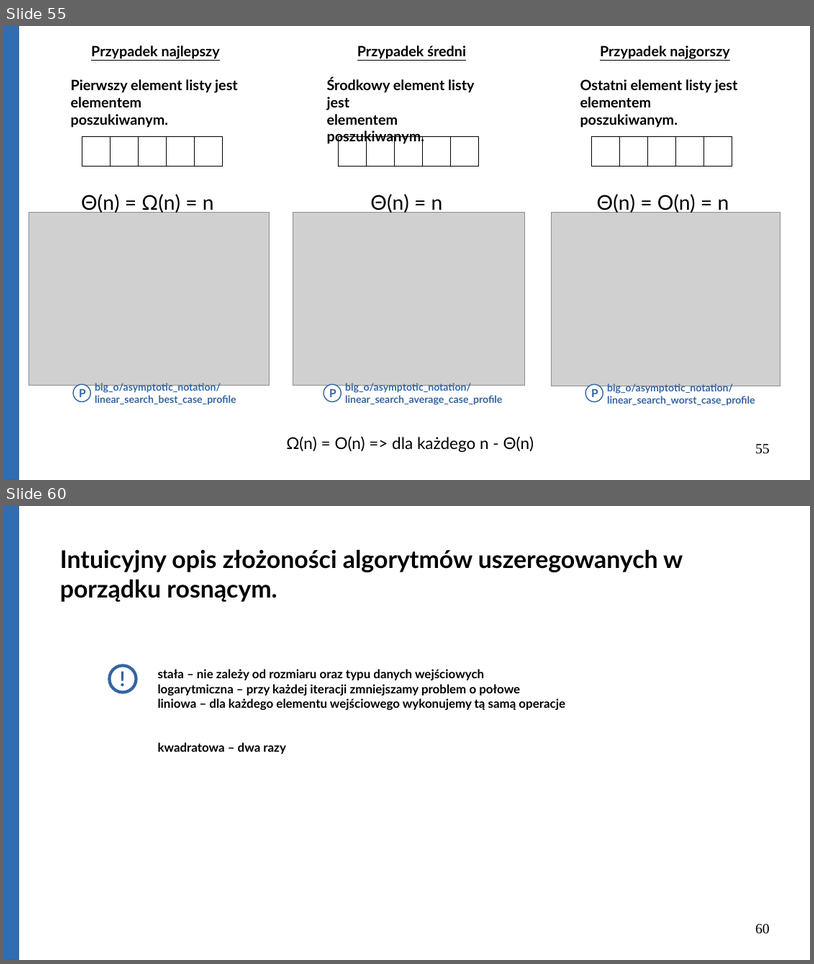
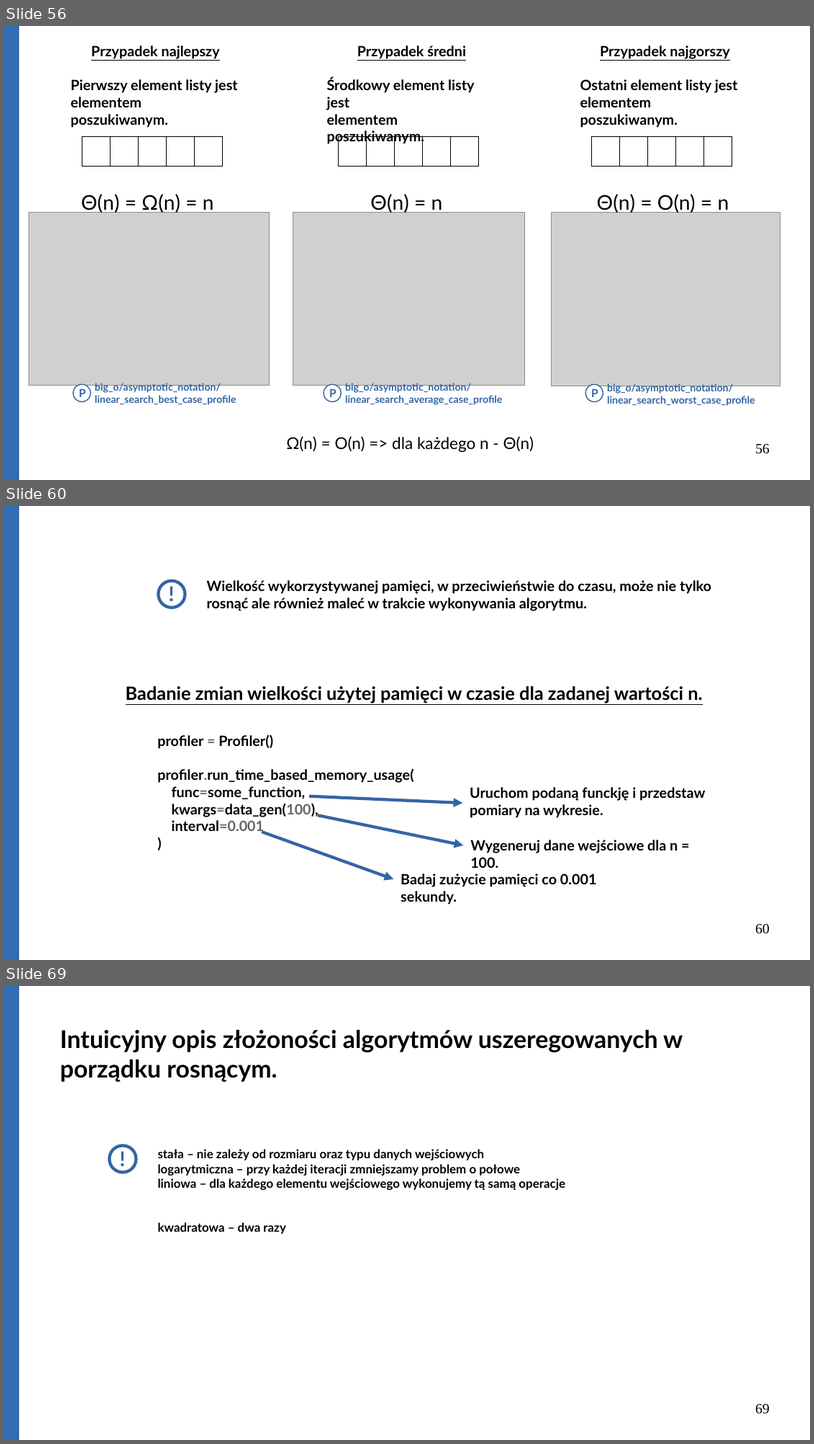
Before and after one commit to Michael-Wisniewski/algorithmic-workshop, a slide deck: gotowa.odp. Shown one above the other, each under a label of ours: slides 55 and 60 before the commit, slides 56, 60 and 69 after it; the slides between them are not shown. The pictures are 814x964 and 814x1444 pixels, drawn with LibreOffice and Linux fonts; fonts in the diff are those of the drawing; grey boxes stand for pictures. Boxes give left, top, right and bottom in pixels: in the first picture for what was removed or moved away, otherwise in the second. Text is boxed around its words. In the diff, an @@ line names an element or a change of style, - is before the commit and + after.

```diff
--- a/gotowa.odp
+++ b/gotowa.odp
@@ slide 60 added at (4,506,810,960), background #FFFFFF @@
@@ rectangle added at (4,506,18,960), fill #306DB3, outline #3465A4 0 pt @@
@@ ellipse added at (158,581,185,608), fill #FFFFFF, outline #3465A4 3 pt @@
@@ text added at (162,578,182,613), 20 pt, text #3465A4, bold @@
+!
@@ text added at (162,579,183,614), 20 pt, text #3465A4, bold @@
+!
@@ text added at (207,580,712,611), 14 pt, text #000000, bold @@
+Wielkość wykorzystywanej pamięci, w przeciwieństwie do czasu, może nie tylko rosnąć ale również maleć w trakcie wykonywania algorytmu.
@@ text added at (126,686,702,703), 18 pt, text #000000, bold, underline @@
+Badanie zmian wielkości użytej pamięci w czasie dla zadanej wartości n.
@@ text added at (157,734,414,834), 14 pt, text #000000, bold @@
+profiler = Profiler()
+profiler.run_time_based_memory_usage(
+func=some_function,
+kwargs=data_gen(100),
+interval=0.001
+)
@@ arrow added from (309, 795) to (463, 803), #3465A4 3 pt @@
@@ text added at (470,787,705,818), 14 pt, text #000000, bold @@
+Uruchom podaną funckję i przedstaw pomiary na wykresie.
@@ arrow added from (318, 815) to (463, 846), #3465A4 3 pt @@
@@ arrow added from (262, 831) to (394, 879), #3465A4 3 pt @@
@@ text added at (471,839,678,867), 14 pt, text #000000, bold @@
+Wygeneruj dane wejściowe dla n = 100.
@@ text added at (401,873,597,904), 14 pt, text #000000, bold @@
+Badaj zużycie pamięci co 0.001 sekundy.
@@ page number added at (756,924,770,934), 14 pt, text #000000 @@
+60
@@ what was slide 55 is now slide 56 @@
@@ page number at (756,444,770,454): text changed @@
-55
+56
@@ what was slide 60 is now slide 69 @@
@@ page number at (756,1404,770,1414): text changed @@
-60
+69
```
Also in this commit, not shown: 17 slides changed, 10 other slides added, 2 slides removed, 8 other files.
